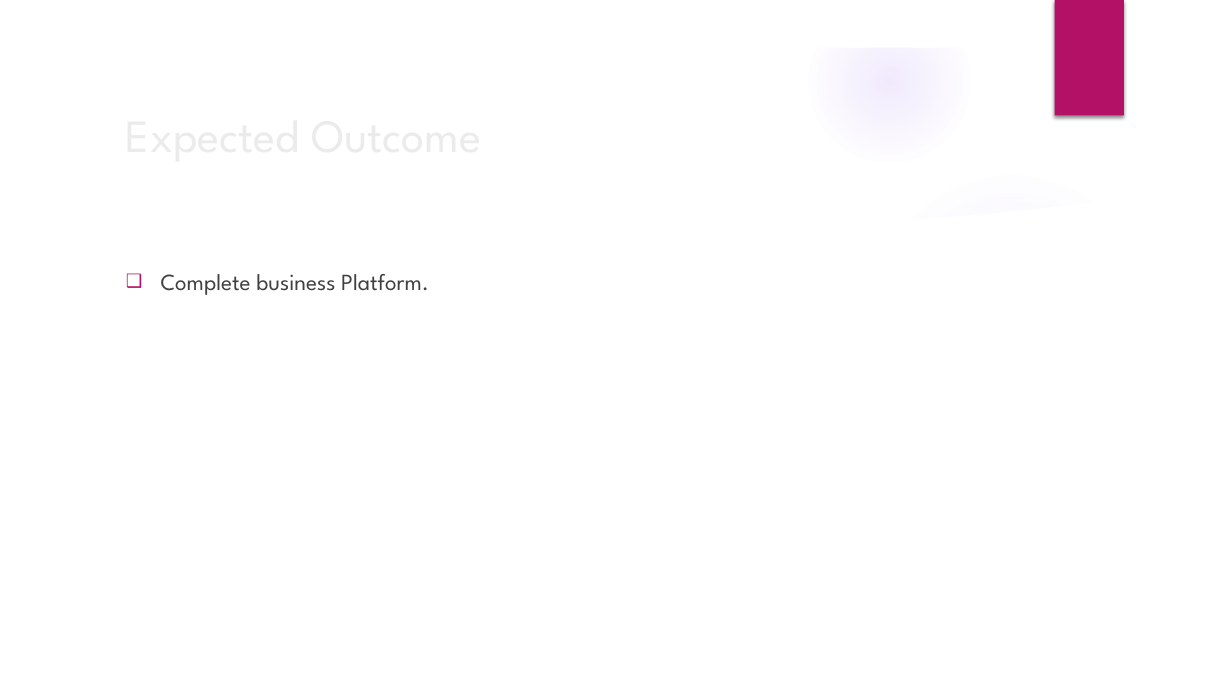
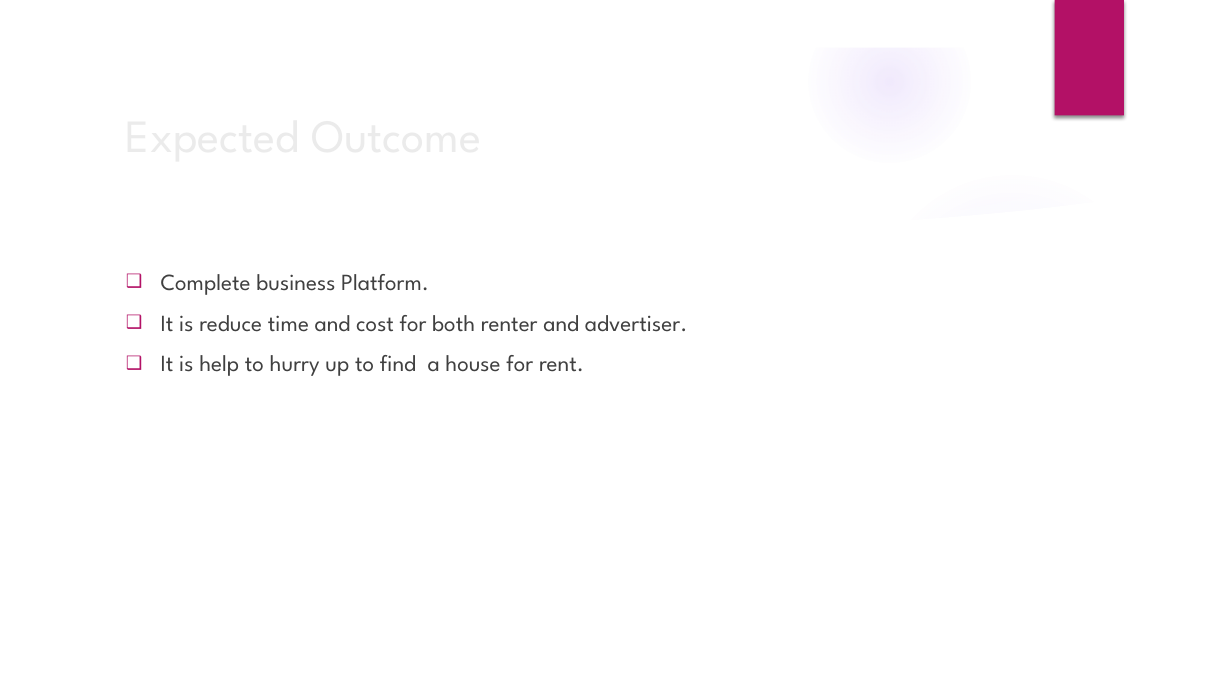
Before and after one commit to ShahabuddinAhmed/Presentation, a slide deck: slide 9 of HouseRenting.pptx. Drawn at 1232x693 pixels with LibreOffice and Linux fonts; fonts in the diff are those of the drawing; background and template pictures are left out. Boxes give left, top, right and bottom in pixels: in the first picture for what was removed or moved away, otherwise in the second. Text is boxed around its words. In the diff, an @@ line names an element or a change of style, - is before the commit and + after.

```diff
--- a/HouseRenting.pptx
+++ b/HouseRenting.pptx
@@ text at (x1=161, y1=315, x2=687, y2=376): paragraphs added @@
+❑ It is reduce time and cost for both renter and advertiser.
+❑ It is help to hurry up to find a house for rent.
```
Also in this commit, not shown: 4 other slides changed.
